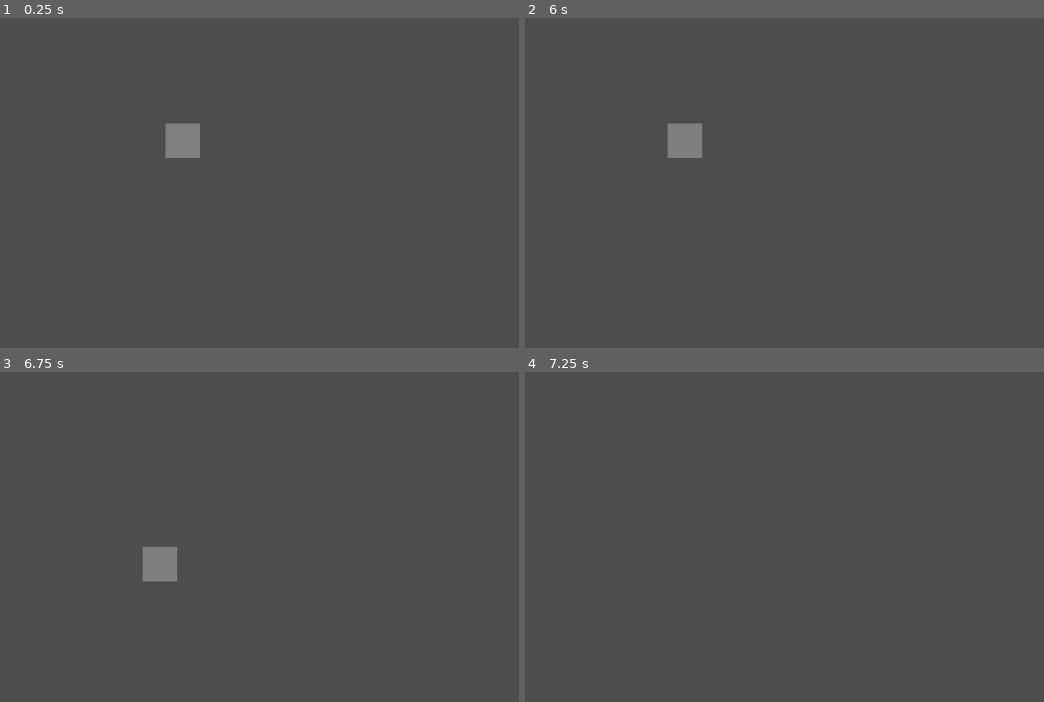
Above: before the commit, frames 1-4 (two rows, left to right).
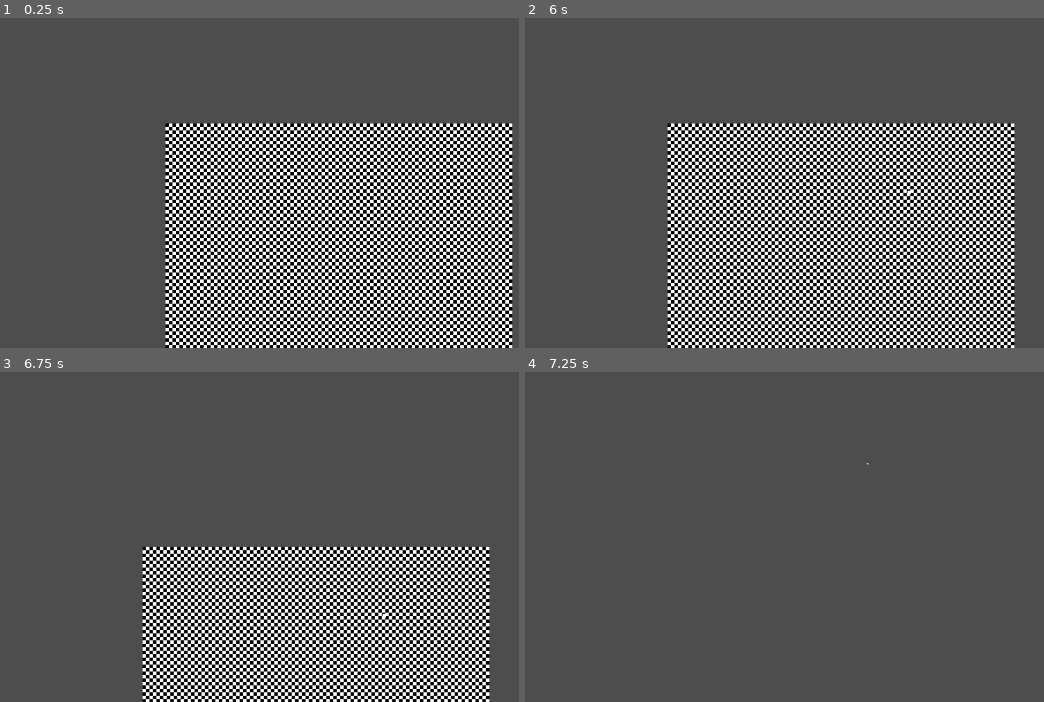
Above: after the commit, the same moments.

Repository: EricBroyles/TheCityPlannersDuelEngine
Game: Godot game, scene res://Scenes/Main.tscn
Same seed, same stepped clock (60 frames per second), same inputs: the game is played once before the commit and once after it. The project has no main scene, so this scene is started directly.
Inputs (mouse positions are in pixels of both pictures, inside the frame that each line leads up to):
- Up to frame 1 (0.25 s): no input
- Up to frame 2 (6 s): tap Enter at 0.5, 2, 3.5 s; move the mouse to (867, 100) at 0.52 s; tap Backspace (decrease) at 0.6, 3.8, 4.35 s; click (867, 100) at 0.67 s; tap Tab (increase) at 0.8, 1.35, 4.55, 5.1 s; tap Space at 1.25, 2.75, 4.25 s; move the mouse to (530, 146) at 1.27 s; click (530, 146) at 1.55 s; move the mouse to (768, 24) at 2.02 s; click (768, 24) at 2.1 s; right-click (768, 24) at 2.3 s; move the mouse to (649, 212) at 2.77 s; right-click (649, 212) at 2.85 s; click (649, 212) at 2.92 s; tap R (rotate) at 3.05, 3.6 s; move the mouse to (929, 189) at 3.52 s; click (929, 189) at 3.67 s; tap Escape (clear) at 4.15 s; move the mouse to (outside the picture) at 4.27 s; click (outside the picture) at 4.42 s; move the mouse to (732, 123) at 5.02 s; click (732, 123) at 5.3 s; move the mouse to (outside the picture) at 5.77 s; tap D (move camera east) at 5.85 s; click (outside the picture) at 5.92 s
- Up to frame 3 (6.75 s): right-click (outside the picture) at 6.05 s; move the mouse to (342, 454) at 6.52 s; hold W (move camera north) from 6.53 s (still down); click (342, 454) at 6.67 s
- Up to frame 4 (7.25 s): keep holding W (move camera north); tap R (rotate) at 6.8 s

The runs differ from the first frame. In frame 1, 43% of the frame differs, in the area x 31-99%, y 31-100%; in frame 2, 42%; in frame 3, 29%; in frame 4, less than 0.1%.

Commit message:
making gameboard builder to allow user to input and build the gameboard

Diff:
--- a/thecityplannersduelengine/Scenes/Main.tscn
+++ b/thecityplannersduelengine/Scenes/Main.tscn
@@ -1,20 +1,13 @@
-[gd_scene load_steps=7 format=3 uid="uid://bjpmht1ig2xuo"]
+[gd_scene load_steps=6 format=3 uid="uid://bjpmht1ig2xuo"]
 
 [ext_resource type="Script" uid="uid://bk8u71a0fp1nu" path="res://Scripts/Main.gd" id="1_r150o"]
 [ext_resource type="Script" uid="uid://cnfrn37nbyr8v" path="res://Scripts/Camera.gd" id="2_kln2b"]
-[ext_resource type="Script" uid="uid://6a153d6v54ts" path="res://Scripts/InputManager.gd" id="2_pbw6q"]
-[ext_resource type="Script" uid="uid://cdnxvpxmfnxev" path="res://Scripts/GameboardPlacer.gd" id="4_rgh2o"]
 [ext_resource type="Script" uid="uid://ctf1rms064gx4" path="res://Scripts/GameboardViewer.gd" id="4_v1gob"]
+[ext_resource type="Script" uid="uid://bsm740uau554j" path="res://Scripts/GameboardBuilder.gd" id="5_jw32o"]
 [ext_resource type="Script" uid="uid://bsmfp0isa7bqw" path="res://Scripts/Gameboard.gd" id="5_v1gob"]
 
 [node name="Main" type="Node2D"]
 script = ExtResource("1_r150o")
-
-[node name="InputManager" type="Node" parent="."]
-script = ExtResource("2_pbw6q")
-
-[node name="GameboardPlacer" type="Node2D" parent="InputManager"]
-script = ExtResource("4_rgh2o")
 
 [node name="Camera" type="Camera2D" parent="."]
 script = ExtResource("2_kln2b")
@@ -22,6 +15,13 @@
 [node name="Gameboard" type="Node" parent="."]
 unique_name_in_owner = true
 script = ExtResource("5_v1gob")
+
+[node name="GameboardBuilder" type="Node" parent="."]
+unique_name_in_owner = true
+script = ExtResource("5_jw32o")
+
+[node name="BuilderMesh" type="MeshInstance2D" parent="GameboardBuilder"]
+unique_name_in_owner = true
 
 [node name="GameboardViewer" type="Node2D" parent="."]
 unique_name_in_owner = true
--- /dev/null
+++ b/thecityplannersduelengine/Scenes/PlacerTest.tscn
@@ -0,0 +1,9 @@
+[gd_scene load_steps=2 format=3 uid="uid://521yl284qy4h"]
+
+[ext_resource type="Script" uid="uid://bgkh0gn384twp" path="res://Scenes/placer_test.gd" id="1_6a1mr"]
+
+[node name="PlacerTest" type="Sprite2D"]
+script = ExtResource("1_6a1mr")
+
+[node name="MeshInstance2D" type="MeshInstance2D" parent="."]
+unique_name_in_owner = true
--- a/thecityplannersduelengine/Scenes/TriSubCellNode.tscn
+++ /dev/null
@@ -1,9 +0,0 @@
-[gd_scene format=3 uid="uid://djw1cr3fremji"]
-
-[node name="TriSubCellNode" type="Node2D"]
-
-[node name="Polygon2D" type="Polygon2D" parent="."]
-position = Vector2(-5, -5)
-color = Color(0.501961, 0.501961, 0.501961, 1)
-polygon = PackedVector2Array(5, 5, 0, 10, 10, 10)
-uv = PackedVector2Array(0, 0, 0, 99, 100, 99)
--- /dev/null
+++ b/thecityplannersduelengine/Scenes/placer_test.gd
@@ -0,0 +1,82 @@
+extends Sprite2D
+#
+#func _ready():
+	## --- Create ArrayMesh with a triangle ---
+	#var mesh := ArrayMesh.new()
+#
+	#var vertices = PackedVector2Array([
+		#Vector2(0, 0),
+		#Vector2(128, 0),
+		#Vector2(64, 128)
+	#])
+#
+	##var uvs = PackedVector2Array([
+		##Vector2(0, 0),
+		##Vector2(1, 0),
+		##Vector2(0.5, 1)
+	##])
+#
+	#var colors = PackedColorArray([
+		#Color.RED,
+		#Color.GREEN,
+		#Color.BLUE
+	#])
+#
+	#var arrays = []
+	#arrays.resize(Mesh.ARRAY_MAX)
+	#arrays[Mesh.ARRAY_VERTEX] = vertices
+	##arrays[Mesh.ARRAY_TEX_UV] = uvs
+	#arrays[Mesh.ARRAY_COLOR] = colors
+#
+	#mesh.add_surface_from_arrays(Mesh.PRIMITIVE_TRIANGLES, arrays)
+#
+	## --- Create MeshTexture and assign mesh ---
+	#var mesh_tex := MeshTexture.new()
+	#mesh_tex.mesh = mesh
+	#mesh_tex.image_size = Vector2(128, 128)  # controls how Sprite2D stretches the mesh
+#
+	## --- Apply as Sprite2D texture ---
+	#texture = mesh_tex
+#
+#func _process(delta: float) -> void:
+	#position = get_global_mouse_position()
+
+#extends Node2D
+
+@onready var mesh_instance = %MeshInstance2D
+
+func _ready():
+
+
+	var points = PackedVector2Array([
+		Vector2(10, 0)*10,
+		Vector2(0, 10)*10,
+		Vector2(10, 20)*10,
+		Vector2(20, 10)*10,
+
+	])
+
+	mesh_instance.mesh = create_polygon_mesh(points)
+
+
+func create_polygon_mesh(points: PackedVector2Array) -> ArrayMesh:
+	var mesh = ArrayMesh.new()
+
+	# Get triangle indices from polygon
+	var indices = PackedInt32Array(Geometry2D.triangulate_polygon(points))
+
+	var arrays = []
+	arrays.resize(Mesh.ARRAY_MAX)
+
+	arrays[Mesh.ARRAY_VERTEX] = points
+	arrays[Mesh.ARRAY_INDEX] = indices
+
+	mesh.add_surface_from_arrays(Mesh.PRIMITIVE_TRIANGLES, arrays)
+	return mesh
+
+func _process(delta: float) -> void:
+	position = get_global_mouse_position()
+
+#use to clear the mesh
+func reset_mesh():
+	mesh_instance.mesh = ArrayMesh.new()
--- a/thecityplannersduelengine/Scripts/Camera.gd
+++ b/thecityplannersduelengine/Scripts/Camera.gd
@@ -1,10 +1,10 @@
 extends Camera2D
 
 var move_speed: float = 500 #px/sec
-var zoom_speed: float = .025
-var start_zoom: float = .05
+var zoom_speed: float = .025*2
+var start_zoom: float = .5
 var zoom_out_limit: float = .02
-var zoom_in_limit: float = 1.5
+var zoom_in_limit: float = 3
 
 var movement_dirvec: Vector2 = Vector2.ZERO
 var req_movement: Vector2 = Vector2.ZERO
--- a/thecityplannersduelengine/Scripts/EngineData.gd
+++ b/thecityplannersduelengine/Scripts/EngineData.gd
@@ -6,12 +6,3 @@
 const GB_CELL_WIDTH: int = 10 #px
 
 var mouse_position: Vector2
-
-enum INPUT_STATES {
-	NONE,
-	ROAD,
-	WALKWAY,
-	BARRIER, #?
-	DIRECTION_ARROWS,  #?
-}
-var input_state: int = INPUT_STATES.NONE
--- /dev/null
+++ b/thecityplannersduelengine/Scripts/GameboardBuilder.gd
@@ -0,0 +1,132 @@
+extends Node
+class_name GameboardBuilder
+
+enum OPTIONS {
+	NONE,
+	DRAW_ROADS,
+	DRAW_WALKWAYS,
+	DRAW_DIRECTIONS,
+	DRAW_SPEED,
+	DRAW_BARRIERS,
+	DRAW_LANES,
+	DRAW_PARKING,
+	DRAW_BUILDINGS,
+	DRAW_JUNCTIONS,
+	DRAW_INGRESS,
+	DRAW_EGRESS,
+}
+
+#Note: each of these shapes has the 0,0 that is at the top left corner of a cell
+const w: int = EngineData.GB_CELL_WIDTH
+const tri_hyp: float = sqrt(2.0 * pow(float(w) / 2.0, 2.0))
+const TRI_SIZE_LVL1: Array[Vector2] = [Vector2(w,w)/2, Vector2(w,w), Vector2(0, w)] #level 1 triangle
+const TRI_SIZE_LVL2: Array[Vector2] = [Vector2(0,0), Vector2(w,w), Vector2(0, w)] #level 2 right triangle
+const SQU_SIZE_LVL3: Array[Vector2] = [Vector2(0,0), Vector2(0, w), Vector2(w,w), Vector2(w,0)] #level 3 square
+const SQU45_SIZE_LVL3: Array[Vector2] = [Vector2(w,0), Vector2(0, w), Vector2(w,2*w), Vector2(2*w,w)] #level 3 rotated 45 square
+
+
+
+
+
+@onready var mesh_instance: MeshInstance2D = %BuilderMesh
+
+var orientation_degrees: int = 0
+var size_level_min: int = 1
+var size_level_max: int = 30
+var active_size_level: int = 1
+var active_option: int = OPTIONS.NONE
+
+func _process(_delta: float) -> void:
+	if active_option != OPTIONS.NONE:
+		mesh_instance.position = EngineData.mouse_position
+
+func _input(event: InputEvent) -> void:
+	## OPTIONS SELECT
+
+
+
+
+
+	if event.is_action_released("road"):
+		clear()
+		#Input.set_mouse_mode(Input.MOUSE_MODE_HIDDEN)
+		active_option = OPTIONS.DRAW_ROADS
+		draw_mesh()
+
+	elif event.is_action_released("walkway"):
+		pass
+
+
+	## OPTION MODIFIER
+	elif event.is_action_released("increase"):
+		active_size_level = clamp(active_size_level + 1, size_level_min, size_level_max)
+		print(active_size_level)
+		draw_mesh()
+	elif event.is_action_released("decrease"):
+		active_size_level = clamp(active_size_level - 1, size_level_min, size_level_max)
+		draw_mesh()
+	elif event.is_action_released("rotate"):
+		#tries to rotate 45 degrees if cant tehn rotate 90, rotating the PlacerMesh, need to redraw the mesh with the acutal shit for rotated
+		# if the orientation level is 0 rotate 90 otherwise roate by 45.
+		if active_size_level == 1 or active_size_level == 2:
+			orientation_degrees += 90
+		else:
+			orientation_degrees += 45
+
+		orientation_degrees = orientation_degrees % 360 # Wrap to [0, 360)
+		draw_mesh()
+
+
+	elif event.is_action_released("place on gameboard"):
+		pass
+	elif event.is_action_released("remove from gameboard"):
+		pass
+
+	## MISC
+	elif event.is_action_released("clear"):
+		clear()
+
+	elif event.is_action_released("help"):
+		print("--- Custom Input Actions ---")
+		for action_name in Utils.get_custom_input_action_names():
+			var events := InputMap.action_get_events(action_name)
+			var event_texts: Array[String] = []
+			for ev in events:
+				event_texts.append(ev.as_text())
+			print("%s --> %s" % [action_name, ", ".join(event_texts)])
+		print("--- End of List ---")
+
+
+func clear() -> void:
+	#Input.set_mouse_mode(Input.MOUSE_MODE_VISIBLE)
+	active_option = OPTIONS.NONE
+	active_size_level = 1
+	orientation_degrees = 0
+	mesh_instance.rotation = 0
+	mesh_instance.mesh = ArrayMesh.new()
+
+func draw_mesh() -> void:
+
+	var pts: PackedVector2Array
+	match active_size_level:
+		1: pts = PackedVector2Array(TRI_SIZE_LVL1)
+		2: pts = PackedVector2Array(TRI_SIZE_LVL2)
+		3: pts = PackedVector2Array(SQU_SIZE_LVL3)
+
+	mesh_instance.mesh = create_polygon_mesh(pts)
+
+
+func create_polygon_mesh(points: PackedVector2Array) -> ArrayMesh:
+	var mesh = ArrayMesh.new()
+
+	# Get triangle indices from polygon
+	var indices = PackedInt32Array(Geometry2D.triangulate_polygon(points))
+
+	var arrays = []
+	arrays.resize(Mesh.ARRAY_MAX)
+
+	arrays[Mesh.ARRAY_VERTEX] = points
+	arrays[Mesh.ARRAY_INDEX] = indices
+
+	mesh.add_surface_from_arrays(Mesh.PRIMITIVE_TRIANGLES, arrays)
+	return mesh
--- a/thecityplannersduelengine/Scripts/GameboardPlacer.gd
+++ b/thecityplannersduelengine/Scripts/GameboardPlacer.gd
@@ -1,3 +1,118 @@
-extends Node
-
-##purley visual tool. the actual input comes from INput manager
+extends Node2D
+#class_name GameboardPlacer
+#
+#@onready var placer_mesh: MeshInstance2D = %PlacerMesh
+#
+#enum OPTIONS {
+	#NONE,
+	#ROAD,
+	#WALKWAY,
+#}
+#
+#var active_option: int = OPTIONS.NONE
+#
+#func _process(delta: float) -> void:
+	#if active_option != OPTIONS.NONE:
+		#grid_locked_move(EngineData.mouse_position)
+#
+#func open(option: int) -> void:
+	#close()
+	#active_option = option
+	#
+	#pass
+	#
+#func close() -> void:
+	#active_option = OPTIONS.NONE
+	#clear_mesh()
+	#
+	#pass
+	#
+#func clear_mesh() -> void:
+	#placer_mesh.rotation = 0
+	#placer_mesh.mesh = ArrayMesh.new()
+	#pass
+#
+#
+#func draw_trisubcells_mesh(north: bool, south: bool, east: bool, west: bool, req_pos: Vector2, rotation_degrees: int) -> void:
+	##
+	##roation_degres must be in 90 degree intervals if not throw error
+	#
+	## if north is true and rotation degres is 90 then deactivate north and activate east, and so on.
+	#
+	##generate a
+	#pass
+	#
+	#
+#
+#func draw_cells_mesh(width: int, height: int, req_pos: Vector2, rotation_degrees: int) -> void:
+	##this draws a rectnalge of size rect_size out of triangles
+	##when considering what to define as size be sure to think of the rectangle with not rotation
+	##rect_size: ex (.5, 1)
+	##imagine drawing a rectangle without any rotation for size
+	##roation_degrees: rotation by 0, 45, 90, ...
+	#
+	##error handling: no width or heigh of 0, cannot rotate by increments of 45 degrees when cannot rotate with width of 1 and or height of 1, width and or ehight of 0 fails
+	#
+	##use this information
+	#
+	#
+	##integer number of triangles across
+	#pass
+	#
+#func grid_locked_move(req_pos: Vector2, ) -> void:
+	#pass
+	#
+#
+##@onready var gameboard: Gameboard = %Gameboard
+##@onready var mesh: MeshInstance2D = %PlacerMesh
+##
+##var orientation_degrees: int = 0
+##var size_level_min: int = 0
+##var size_level_max: int = 29
+##var size_level: int = 0
+##var has_changed = false
+##
+##func _input(event: InputEvent) -> void:
+	##
+	##if event.is_action_released("remove from gameboard"):
+		##has_changed = true
+		##pass
+	##if event.is_action_released("add to gameboard"):
+		##has_changed = true
+		##pass
+	##if event.is_action_released("decrease"):
+		###decrease the level
+		##has_changed = true
+		##pass
+		##
+	##if event.is_action_released("increase"):
+		###increase the level
+		##
+		##has_changed = true
+		##pass
+	##if event.is_action_released("rotate"):
+		###tries to rotate 45 degrees if cant tehn rotate 90, rotating the PlacerMesh, need to redraw the mesh with the acutal shit for rotated
+		### if the orientation level is 0 rotate 90 otherwise roate by 45.
+		##has_changed = true
+		##pass
+		##
+##func _process(delta: float) -> void:
+	##position = EngineData.mouse_position
+	##
+	##if has_changed:
+		##has_changed = false
+		##pass
+##
+##func open() -> void:
+	##
+	###when it opens their will be a single triangle drawn
+	##pass
+	##
+##func close() -> void:
+	##has_changed = false
+	##size_level = 0
+	##orientation_degrees = 0
+	###remove everything from the mesh!!!!
+	##
+	##mesh.rotation = 0
+	#
--- a/thecityplannersduelengine/Scripts/InputManager.gd
+++ b/thecityplannersduelengine/Scripts/InputManager.gd
@@ -1,79 +1,106 @@
 extends Node
-
-class_name InputManager
-
-func _input(event: InputEvent) -> void:
-
-	if event.is_action_released("clear"):
-		clear_state()
-
-
-	if event.is_action_released("road"):
-		clear_state()
-		EngineData.input_state = EngineData.INPUT_STATES.ROAD
-		#close whatever other state was there
-		#oppen the GameboardPlacer
-
-	if event.is_action_released("walkway"):
-		clear_state()
-		EngineData.input_state = EngineData.INPUT_STATES.WALKWAY
-
-
-
-
-	if event.is_action_released("help"):
-		print("--- Custom Input Actions ---")
-		for action_name in Utils.get_custom_input_action_names():
-			var events := InputMap.action_get_events(action_name)
-			var event_texts: Array[String] = []
-			for ev in events:
-				event_texts.append(ev.as_text())
-			print("%s --> %s" % [action_name, ", ".join(event_texts)])
-		print("--- End of List ---")
-
-	pass
-
-
-func clear_state() -> void:
-	EngineData.input_state = EngineData.INPUT_STATES.NONE
-
-
-
-
-#func _process(delta: float) -> void:
-	#print(EngineData.mouse_position)
+#
+#class_name InputManager
+#
+#@onready var placer = %GameboardPlacer
+#
+#var size_level_min: int = 0
+#var size_level_max: int = 29
+#var size_level: int = 0
 #
 #func _input(event: InputEvent) -> void:
-	#handle_input(event)
-#
+	#
+	#if event.is_action_released("clear"):
+		#placer.close()
+		#
+	#if event.is_action_released("road"):
+		#placer.open(placer.OPTIONS.ROAD)
+		#
+	#if event.is_action_released("walkway"):
+		#placer.open(placer.OPTIONS.WALKWAY)
+		#
+	#if event.is_action_released("help"):
+		#print("--- Custom Input Actions ---")
+		#for action_name in Utils.get_custom_input_action_names():
+			#var events := InputMap.action_get_events(action_name)
+			#var event_texts: Array[String] = []
+			#for ev in events:
+				#event_texts.append(ev.as_text())
+			#print("%s --> %s" % [action_name, ", ".join(event_texts)])
+		#print("--- End of List ---")
+		#
+	#
+	#if event.is_action_released("increase"):
+		#pass
+		#
+		#
+		#pass
+	#
+	#if event.is_action_released("decrease"):
+		##decrease the level
+		#
+		#pass
+		#
+	#
+	#if event.is_action_released("rotate"):
+		##tries to rotate 45 degrees if cant tehn rotate 90, rotating the PlacerMesh, need to redraw the mesh with the acutal shit for rotated
+		## if the orientation level is 0 rotate 90 otherwise roate by 45.
+		#
+		#pass
+	#
+	#if event.is_action_released("add to gameboard"):
+		#
+		#pass
+	#if event.is_action_released("remove from gameboard"):
+		#
+		#pass
+		#
 	#
 		#
 #
-#func handle_input(event: InputEvent) -> void:
-	#if event.is_action_released("help"):
-		#for action_name in Utils.get_custom_input_action_names():
-			#print(action_name, " --> " , InputMap.action_get_events(action_name))
-			#
-	##if event.is_action_released("road"):
-		#
-			#
+	#pass
+	#
+	#
+##func clear_state() -> void:
+	##EngineData.input_state = EngineData.INPUT_STATES.NONE
 	#
 #
-	#
-	#
-	#
-	##if Input.is_action_just_released("help"):
-		##for action_name in InputMap.get_actions():
-			##var events = InputMap.get_action_list(action_name)
-			##var keys := []
-			##for e in events:
-				##if e is InputEventKey:
-					##keys.append(OS.get_keycode_string(e.keycode))
-				##else:
-					##keys.append(str(e))
-			##print(action_name, " -> ", keys)
-	##elif Input.is_action_just_released("clear"):
-		##pass
+#
+#
+##func _process(delta: float) -> void:
+	##print(EngineData.mouse_position)
+##
+##func _input(event: InputEvent) -> void:
+	##handle_input(event)
+##
+	##
 		##
-	##elif Input.is_action_just_released("increase"):
-		##pass
+##
+##func handle_input(event: InputEvent) -> void:
+	##if event.is_action_released("help"):
+		##for action_name in Utils.get_custom_input_action_names():
+			##print(action_name, " --> " , InputMap.action_get_events(action_name))
+			##
+	###if event.is_action_released("road"):
+		##
+			##
+	##
+##
+	##
+	##
+	##
+	###if Input.is_action_just_released("help"):
+		###for action_name in InputMap.get_actions():
+			###var events = InputMap.get_action_list(action_name)
+			###var keys := []
+			###for e in events:
+				###if e is InputEventKey:
+					###keys.append(OS.get_keycode_string(e.keycode))
+				###else:
+					###keys.append(str(e))
+			###print(action_name, " -> ", keys)
+	###elif Input.is_action_just_released("clear"):
+		###pass
+		###
+	###elif Input.is_action_just_released("increase"):
+		###pass
Not shown, added: thecityplannersduelengine/Scenes/placer_test.gd.uid
Not shown, added: thecityplannersduelengine/Scripts/GameboardBuilder.gd.uid
